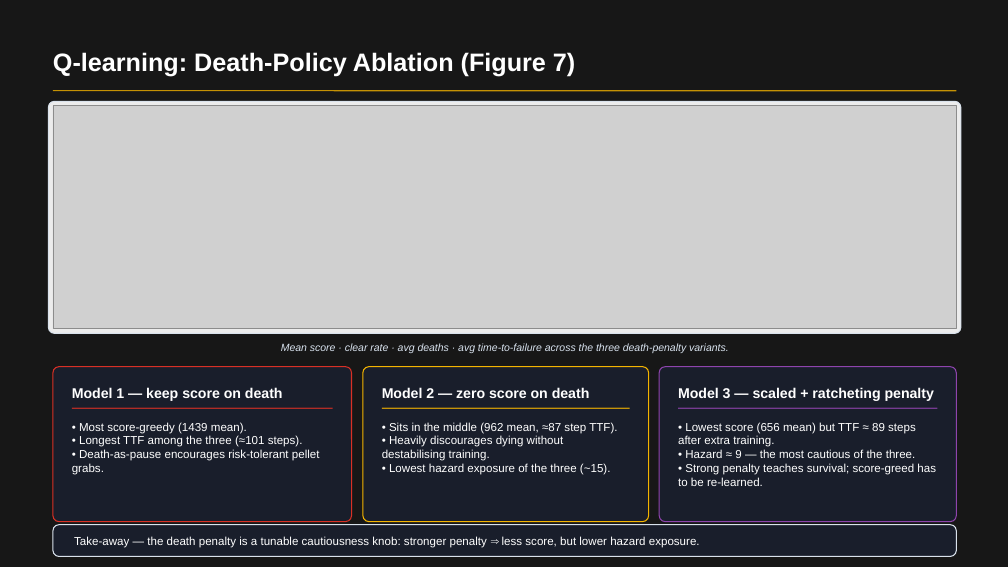
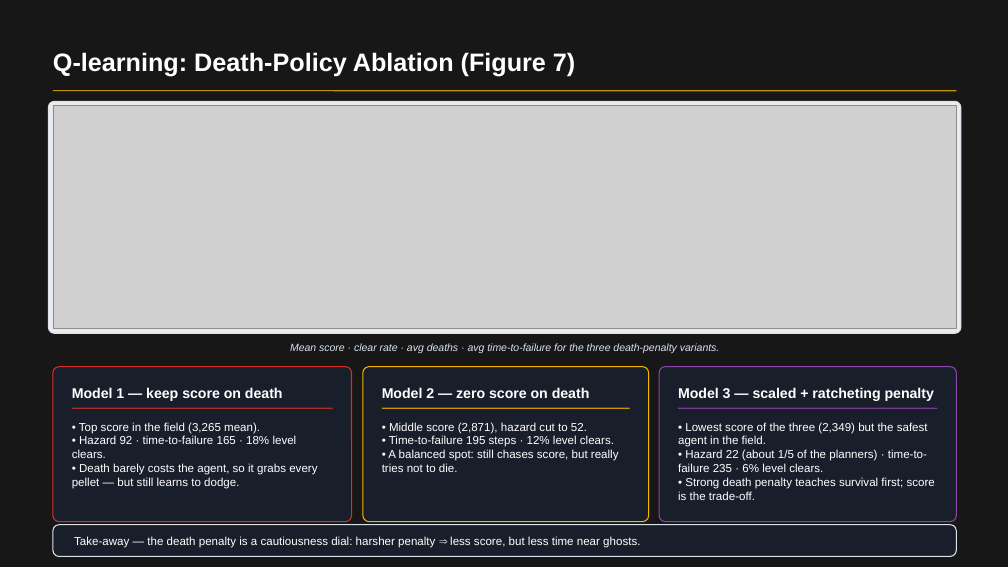
Before and after one commit to RichardFeng000/cs520-project, a slide deck: slide 7 of final_ppt/pacman_rl_final.pptx. Drawn at 1008x567 pixels with LibreOffice and Linux fonts; fonts in the diff are those of the drawing; grey boxes stand for pictures; background and template pictures are left out; a plain dark background stands for a picture behind light text. Boxes give left, top, right and bottom in pixels: in the first picture for what was removed or moved away, otherwise in the second. Text is boxed around its words. In the diff, an @@ line names an element or a change of style, - is before the commit and + after.

Commit message:
simplify ppt wording

```diff
--- a/final_ppt/pacman_rl_final.pptx
+++ b/final_ppt/pacman_rl_final.pptx
@@ text at [290,343,720,353]: text changed @@
-Mean score · clear rate · avg deaths · avg time-to-failure across the three death-penalty variants.
+Mean score · clear rate · avg deaths · avg time-to-failure for the three death-penalty variants.
@@ text at [72,422,317,489]: text changed @@
-• Most score-greedy (1439 mean).
-• Longest TTF among the three (≈101 steps).
-• Death-as-pause encourages risk-tolerant pellet grabs.
+• Top score in the field (3,265 mean).
+• Hazard 92 · time-to-failure 165 · 18% level clears.
+• Death barely costs the agent, so it grabs every pellet — but still learns to dodge.
@@ text at [382,422,619,472]: text changed @@
-• Sits in the middle (962 mean, ≈87 step TTF).
-• Heavily discourages dying without destabilising training.
-• Lowest hazard exposure of the three (~15).
+• Middle score (2,871), hazard cut to 52.
+• Time-to-failure 195 steps · 12% level clears.
+• A balanced spot: still chases score, but really tries not to die.
@@ text at [678,422,935,500]: text changed @@
-• Lowest score (656 mean) but TTF ≈ 89 steps after extra training.
-• Hazard ≈ 9 — the most cautious of the three.
-• Strong penalty teaches survival; score-greed has to be re-learned.
+• Lowest score of the three (2,349) but the safest agent in the field.
+• Hazard 22 (about 1/5 of the planners) · time-to-failure 235 · 6% level clears.
+• Strong death penalty teaches survival first; score is the trade-off.
@@ text at [74,536,640,548]: text changed @@
-Take-away — the death penalty is a tunable cautiousness knob: stronger penalty ⇒ less score, but lower hazard exposure.
+Take-away — the death penalty is a cautiousness dial: harsher penalty ⇒ less score, but less time near ghosts.
```
Also in this commit, not shown: 8 other slides changed, 10 other files.
